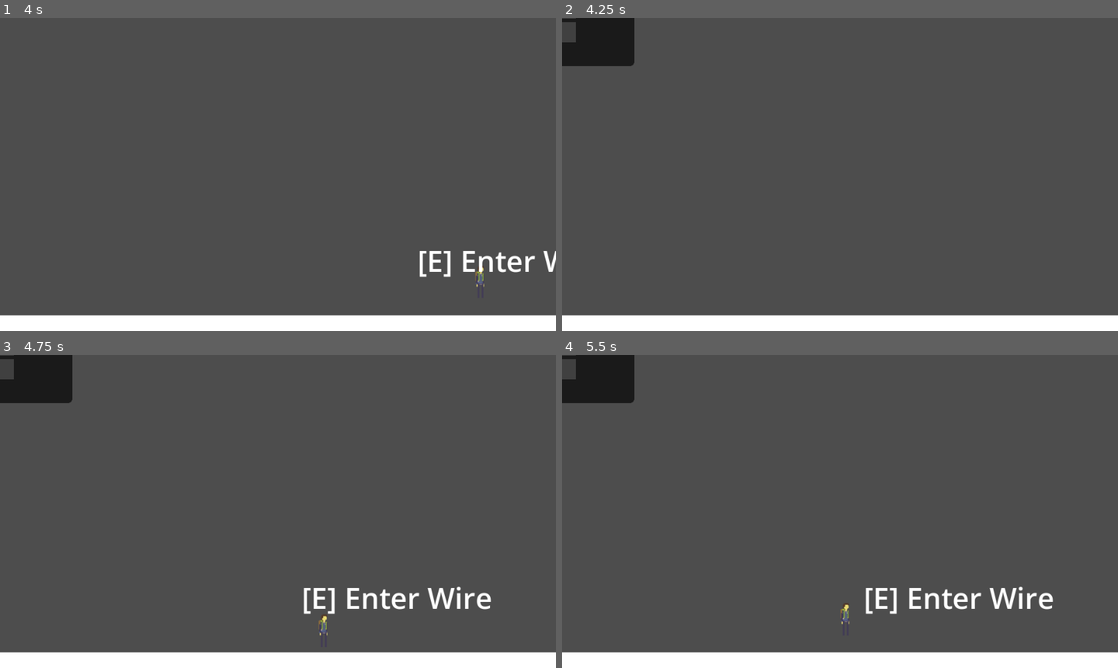
Above: before the commit, frames 1-4 (two rows, left to right).
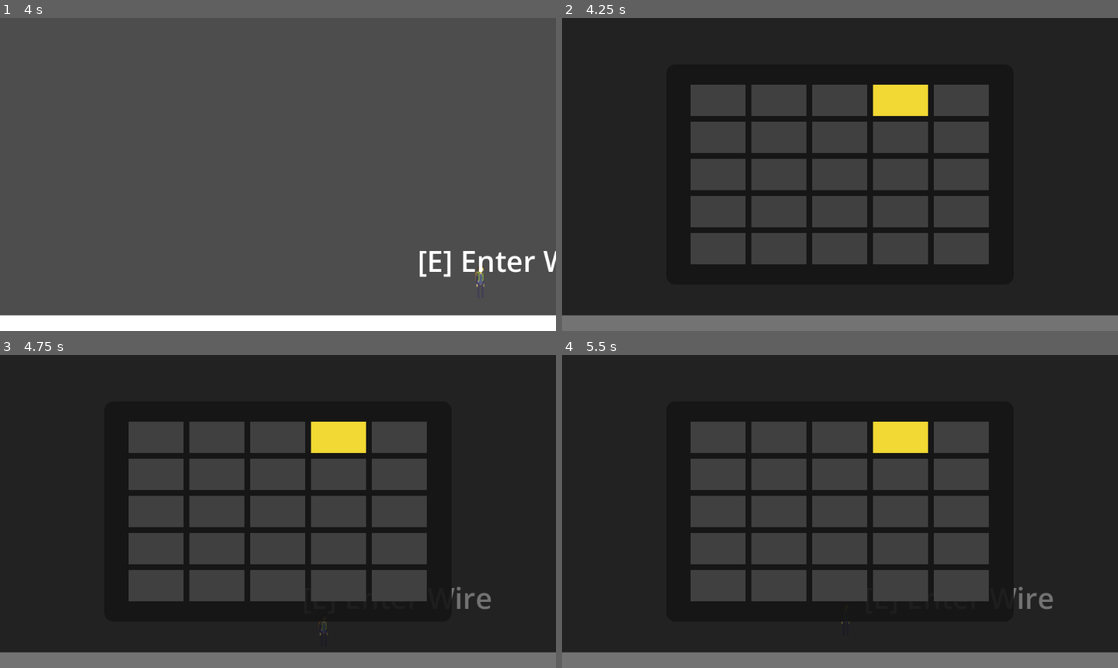
Above: after the commit, the same moments.

Repository: The-Spark-Industries/spark-energy
Game: Godot game, scene res://Master Scenes/level1.tscn
The game is run twice, just before and just after one commit, with the same random seed, the same clock (stepped at 60 frames per second) and the same inputs. The engine's default icon, where the game draws it, is replaced by a stand-in: a white triangle on a blue panel in a dark square.
Inputs:
- Up to frame 1 (4 s): tap Enter at 0.5 s; hold Right (ui_right) 0.53-2.03 s; tap E (interact) every 0.75 s from 0.6 to 3.6 s; tap Space (jump) at 0.77, 1.52, 3.02, 3.77 s; hold Left (ui_left) 2.03-2.78 s; hold Right (ui_right) from 2.78 s (still down)
- Up to frame 2 (4.25 s): keep holding Right (ui_right); tap M (map_toggle) at 4.15 s
- Up to frame 3 (4.75 s): release Right (ui_right) at 4.28 s; hold Left (ui_left) from 4.28 s (still down); tap E (interact) at 4.35 s; tap Space (jump) at 4.52 s
- Up to frame 4 (5.5 s): tap Space (jump) at 5 s; release Left (ui_left) at 5.03 s; hold Right (ui_right) from 5.03 s (still down); tap E (interact) at 5.1 s

Frame 1 is identical in both runs. In frame 2, 75% of the frame differs, in the area x 0-100%, y 0-100%; in frame 3, 75%; in frame 4, 75%.

Commit message:
SCRUM-71 Functional Map
Need to make it work a little better/more efficient/look better, but it works!

Diff:
--- a/Master Scenes/gameInterface.tscn
+++ b/Master Scenes/gameInterface.tscn
@@ -2,6 +2,7 @@
 
 [ext_resource type="Script" uid="uid://dls3n76f3qgr2" path="res://Scripts/game_interface.gd" id="1_bhmpg"]
 [ext_resource type="Texture2D" uid="uid://03g8lcmq571u" path="res://icon.svg" id="1_j3ay2"]
+[ext_resource type="PackedScene" path="res://Master Scenes/mapPopup.tscn" id="3_map_popup"]
 
 [node name="gameInterface" type="Control" unique_id=2083672228]
 layout_mode = 3
@@ -32,3 +33,6 @@
 visible = false
 layout_mode = 2
 icon = ExtResource("1_j3ay2")
+
+[node name="MapPopup" parent="." instance=ExtResource("3_map_popup")]
+unique_name_in_owner = true
--- /dev/null
+++ b/Master Scenes/mapPopup.tscn
@@ -0,0 +1,46 @@
+[gd_scene format=3 uid="uid://bnlt6jtra2jyf"]
+
+[ext_resource type="Script" uid="uid://cgnsyii0rpty2" path="res://Scripts/map_popup.gd" id="1_map_popup"]
+
+[node name="MapPopup" type="CanvasLayer" unique_id=1249499103]
+script = ExtResource("1_map_popup")
+
+[node name="MapBackdrop" type="ColorRect" parent="." unique_id=1841744125]
+unique_name_in_owner = true
+anchors_preset = 15
+anchor_right = 1.0
+anchor_bottom = 1.0
+grow_horizontal = 2
+grow_vertical = 2
+mouse_filter = 2
+
+[node name="MapPanel" type="Panel" parent="MapBackdrop" unique_id=2050577351]
+unique_name_in_owner = true
+layout_mode = 1
+anchors_preset = 8
+anchor_left = 0.5
+anchor_top = 0.5
+anchor_right = 0.5
+anchor_bottom = 0.5
+offset_left = -300.0
+offset_top = -190.0
+offset_right = 300.0
+offset_bottom = 190.0
+grow_horizontal = 2
+grow_vertical = 2
+mouse_filter = 2
+
+[node name="MapCenter" type="CenterContainer" parent="MapBackdrop/MapPanel"]
+layout_mode = 1
+anchors_preset = 15
+anchor_right = 1.0
+anchor_bottom = 1.0
+grow_horizontal = 2
+grow_vertical = 2
+
+[node name="MapGrid" type="GridContainer" parent="MapBackdrop/MapPanel/MapCenter" unique_id=1127470762]
+unique_name_in_owner = true
+layout_mode = 2
+theme_override_constants/h_separation = 10
+theme_override_constants/v_separation = 10
+columns = 5
--- a/Scripts/game_interface.gd
+++ b/Scripts/game_interface.gd
@@ -1,120 +1,49 @@
 extends Control
-
-const MAP_ROWS := 5
-const MAP_COLS := 5
-const TOTAL_ROOMS := MAP_ROWS * MAP_COLS
-
-const MAP_BACKGROUND_COLOR := Color(0.0, 0.0, 0.0, 0.55)
-const MAP_PANEL_COLOR := Color(0.08, 0.08, 0.08, 0.9)
-const MAP_ROOM_COLOR := Color(0.25, 0.25, 0.25, 1.0)
-const MAP_ACTIVE_ROOM_COLOR := Color(0.95, 0.85, 0.2, 1.0)
-
-var _map_visible := false
-var _map_backdrop: ColorRect
-var _map_panel: Panel
-var _map_grid: GridContainer
-var _map_cells: Array[ColorRect] = []
 
 var _room_camera: Camera2D
 var _ordered_room_nodes: Array[Node2D] = []
-var _current_room_index := -1
 
 @onready var _inventory_icon: Sprite2D = %Icon
+@onready var _map_popup: CanvasLayer = get_node_or_null("MapPopup") as CanvasLayer
 
 func _ready() -> void:
-	print(Global.inventory)
-	if Global.inventory.size() == 0:
-		_inventory_icon.visible = false
+	_inventory_icon.visible = Global.inventory.size() > 0
+	_room_camera = get_parent() as Camera2D
+	set_process_input(true)
 
-	_room_camera = get_parent() as Camera2D
-	_setup_map_ui()
+	if _map_popup == null:
+		push_error("gameInterface: MapPopup child node not found.")
+		return
+
 	_refresh_room_nodes()
-	_update_map_highlight()
+	if _map_popup and _map_popup.has_method("set_rooms"):
+		_map_popup.call("set_rooms", _ordered_room_nodes)
+	_update_map_current_room()
 
 
 #Checks if there's anything in the inventory, to add it. Meant for the start of the game.
 func _process(delta: float) -> void:
-	if Global.inventory.size() == 0:
-		_inventory_icon.visible = false
-	else:
-		_inventory_icon.visible = true
+	_inventory_icon.visible = Global.inventory.size() > 0
 
-	if _map_visible:
-		_update_map_highlight()
+	if _map_popup and _map_popup.has_method("is_open") and _map_popup.call("is_open"):
+		_update_map_current_room()
 
-func _unhandled_input(event: InputEvent) -> void:
+func _input(event: InputEvent) -> void:
 	if event.is_action_pressed("map_toggle"):
 		_toggle_map()
 		get_viewport().set_input_as_handled()
 
 func _toggle_map() -> void:
-	_map_visible = not _map_visible
-	_map_backdrop.visible = _map_visible
-	if _map_visible:
+	if _map_popup == null:
+		push_error("MapPopup node not found in gameInterface scene")
+		return
+
+	_map_popup.call("toggle")
+	if _map_popup.call("is_open"):
 		_refresh_room_nodes()
-		_update_map_highlight()
-
-func _setup_map_ui() -> void:
-	_map_backdrop = ColorRect.new()
-	_map_backdrop.name = "MapBackdrop"
-	_map_backdrop.layout_mode = 1
-	_map_backdrop.anchors_preset = 15
-	_map_backdrop.anchor_right = 1.0
-	_map_backdrop.anchor_bottom = 1.0
-	_map_backdrop.color = MAP_BACKGROUND_COLOR
-	_map_backdrop.mouse_filter = Control.MOUSE_FILTER_IGNORE
-	_map_backdrop.visible = false
-	add_child(_map_backdrop)
-
-	_map_panel = Panel.new()
-	_map_panel.name = "MapPanel"
-	_map_panel.layout_mode = 1
-	_map_panel.anchors_preset = 8  # Center
-	_map_panel.anchor_left = 0.5
-	_map_panel.anchor_top = 0.5
-	_map_panel.anchor_right = 0.5
-	_map_panel.anchor_bottom = 0.5
-	_map_panel.offset_left = -400.0
-	_map_panel.offset_top = -240.0
-	_map_panel.offset_right = 400.0
-	_map_panel.offset_bottom = 240.0
-	_map_panel.grow_horizontal = 2
-	_map_panel.grow_vertical = 2
-	_map_panel.mouse_filter = Control.MOUSE_FILTER_IGNORE
-	_map_backdrop.add_child(_map_panel)
-
-	var panel_style := StyleBoxFlat.new()
-	panel_style.bg_color = MAP_PANEL_COLOR
-	panel_style.corner_radius_top_left = 16
-	panel_style.corner_radius_top_right = 16
-	panel_style.corner_radius_bottom_right = 16
-	panel_style.corner_radius_bottom_left = 16
-	panel_style.content_margin_left = 24
-	panel_style.content_margin_top = 24
-	panel_style.content_margin_right = 24
-	panel_style.content_margin_bottom = 24
-	_map_panel.add_theme_stylebox_override("panel", panel_style)
-
-	_map_grid = GridContainer.new()
-	_map_grid.name = "MapGrid"
-	_map_grid.layout_mode = 1
-	_map_grid.anchors_preset = 15
-	_map_grid.anchor_right = 1.0
-	_map_grid.anchor_bottom = 1.0
-	_map_grid.columns = MAP_COLS
-	_map_grid.size_flags_horizontal = Control.SIZE_EXPAND_FILL
-	_map_grid.size_flags_vertical = Control.SIZE_EXPAND_FILL
-	_map_grid.add_theme_constant_override("h_separation", 12)
-	_map_grid.add_theme_constant_override("v_separation", 12)
-	_map_panel.add_child(_map_grid)
-
-	for _i in range(TOTAL_ROOMS):
-		var cell := ColorRect.new()
-		cell.custom_minimum_size = Vector2(110.0, 70.0)
-		cell.color = MAP_ROOM_COLOR
-		cell.mouse_filter = Control.MOUSE_FILTER_IGNORE
-		_map_grid.add_child(cell)
-		_map_cells.append(cell)
+		if _map_popup.has_method("set_rooms"):
+			_map_popup.call("set_rooms", _ordered_room_nodes)
+		_update_map_current_room()
 
 func _refresh_room_nodes() -> void:
 	_ordered_room_nodes.clear()
@@ -133,11 +62,8 @@
 		return a.global_position.x < b.global_position.x
 	)
 
-func _update_map_highlight() -> void:
-	for cell in _map_cells:
-		cell.color = MAP_ROOM_COLOR
-
-	if _room_camera == null or _ordered_room_nodes.is_empty():
+func _update_map_current_room() -> void:
+	if _room_camera == null or _map_popup == null:
 		return
 
 	var current_target: Node2D = null
@@ -147,6 +73,5 @@
 	if current_target == null:
 		return
 
-	_current_room_index = _ordered_room_nodes.find(current_target)
-	if _current_room_index >= 0 and _current_room_index < _map_cells.size():
-		_map_cells[_current_room_index].color = MAP_ACTIVE_ROOM_COLOR
+	if _map_popup.has_method("set_current_room"):
+		_map_popup.call("set_current_room", current_target)
--- /dev/null
+++ b/Scripts/map_popup.gd
@@ -0,0 +1,95 @@
+extends CanvasLayer
+
+const MAP_ROWS := 5
+const MAP_COLS := 5
+const TOTAL_ROOMS := MAP_ROWS * MAP_COLS
+
+const MAP_BACKGROUND_COLOR := Color(0.0, 0.0, 0.0, 0.55)
+const MAP_PANEL_COLOR := Color(0.08, 0.08, 0.08, 0.9)
+const MAP_ROOM_COLOR := Color(0.25, 0.25, 0.25, 1.0)
+const MAP_ACTIVE_ROOM_COLOR := Color(0.95, 0.85, 0.2, 1.0)
+
+@onready var _map_backdrop: ColorRect = get_node_or_null("MapBackdrop") as ColorRect
+@onready var _map_panel: Panel = get_node_or_null("MapBackdrop/MapPanel") as Panel
+@onready var _map_grid: GridContainer = get_node_or_null("MapBackdrop/MapPanel/MapCenter/MapGrid") as GridContainer
+
+var _map_cells: Array[ColorRect] = []
+var _ordered_room_nodes: Array[Node2D] = []
+var _current_room: Node2D
+
+func _ready() -> void:
+	if _map_backdrop == null or _map_panel == null or _map_grid == null:
+		push_error("MapPopup: Missing required nodes (MapBackdrop/MapPanel/MapCenter/MapGrid).")
+		return
+
+	_setup_panel_style()
+	_build_grid_cells()
+	_map_backdrop.visible = false
+
+func toggle() -> void:
+	if _map_backdrop == null:
+		return
+	_map_backdrop.visible = not _map_backdrop.visible
+
+func is_open() -> bool:
+	if _map_backdrop == null:
+		return false
+	return _map_backdrop.visible
+
+func set_rooms(room_nodes: Array[Node2D]) -> void:
+	_ordered_room_nodes = room_nodes.duplicate()
+	_ordered_room_nodes.sort_custom(func(a: Node2D, b: Node2D) -> bool:
+		if absf(a.global_position.y - b.global_position.y) > 0.1:
+			return a.global_position.y < b.global_position.y
+		return a.global_position.x < b.global_position.x
+	)
+	_update_highlight()
+
+func set_current_room(room: Node2D) -> void:
+	_current_room = room
+	_update_highlight()
+
+func _setup_panel_style() -> void:
+	if _map_backdrop == null or _map_panel == null:
+		return
+
+	_map_backdrop.color = MAP_BACKGROUND_COLOR
+
+	var panel_style := StyleBoxFlat.new()
+	panel_style.bg_color = MAP_PANEL_COLOR
+	panel_style.corner_radius_top_left = 16
+	panel_style.corner_radius_top_right = 16
+	panel_style.corner_radius_bottom_right = 16
+	panel_style.corner_radius_bottom_left = 16
+	panel_style.content_margin_left = 24
+	panel_style.content_margin_top = 24
+	panel_style.content_margin_right = 24
+	panel_style.content_margin_bottom = 24
+	_map_panel.add_theme_stylebox_override("panel", panel_style)
+
+func _build_grid_cells() -> void:
+	if _map_grid == null:
+		return
+
+	for child in _map_grid.get_children():
+		child.queue_free()
+	_map_cells.clear()
+
+	for _i in range(TOTAL_ROOMS):
+		var cell := ColorRect.new()
+		cell.custom_minimum_size = Vector2(95.0, 54.0)
+		cell.color = MAP_ROOM_COLOR
+		cell.mouse_filter = Control.MOUSE_FILTER_IGNORE
+		_map_grid.add_child(cell)
+		_map_cells.append(cell)
+
+func _update_highlight() -> void:
+	for cell in _map_cells:
+		cell.color = MAP_ROOM_COLOR
+
+	if _ordered_room_nodes.is_empty() or _current_room == null:
+		return
+
+	var room_index := _ordered_room_nodes.find(_current_room)
+	if room_index >= 0 and room_index < _map_cells.size():
+		_map_cells[room_index].color = MAP_ACTIVE_ROOM_COLOR
Not shown, added: Scripts/map_popup.gd.uid
